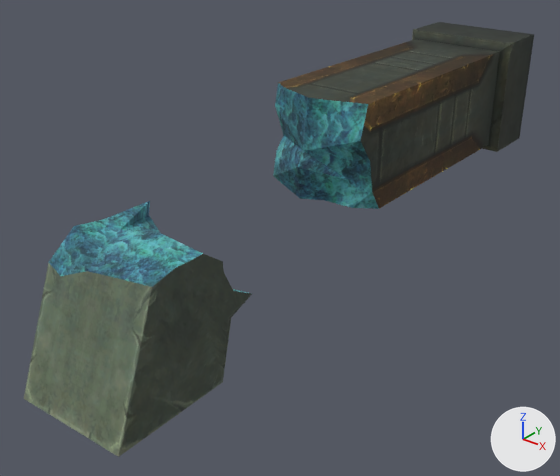
A saved change to the OBJ model sceneobjs/shenjie_fuben_01/shenjie_fuben_01_suizhuzi3.obj.
The view is the same before and after, from a 50 mm camera at (512.0, -1141.0, 348.0) aimed at (-24.0, -470.0, -67.0). The axes (+X, +Y, +Z) are drawn at lower right. The lights are the same throughout. Where no turn or scale is listed for an object, it has been applied to the vertices. Vertices at the same position are counted once.

The first picture shows 'shenjie_fuben_01_suizhuzi3'.
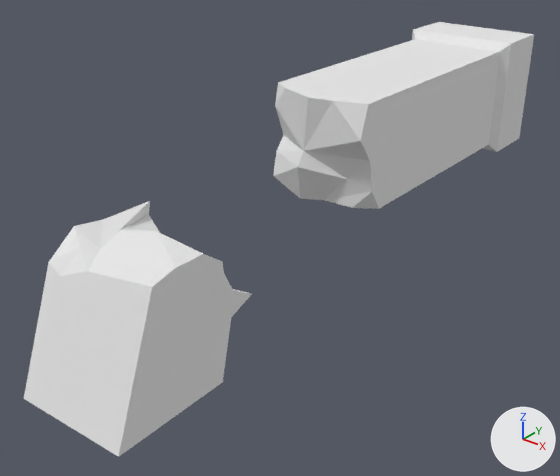
Where the change shows, as pixel boxes [x1, y1, x2, y2] in the pictures (560 x 476 px):
part 1 of me_shenjie_fuben_01_suizhuzi3, recoloured (grey to white): [24, 22, 534, 457] in both
part 2 of me_shenjie_fuben_01_suizhuzi3, recoloured (cyan to white): [49, 83, 379, 294] in both

What the commit changed:
Material 'material_8' (mat_material_8_1) is new.
Its base color is (0.8, 0.8, 0.8) (white #e7e7e7).
Its roughness is 1.0.
Material 'material_4' (mat_material_4_1) is new.
Its base color is (0.8, 0.8, 0.8) (white #e7e7e7).
Its roughness is 1.0.
me_shenjie_fuben_01_suizhuzi3 has 102 vertices, 190 faces and spans x -79.0..79.0, y -820.0..2.0, z -119.0..119.0.
me_shenjie_fuben_01_suizhuzi3 is used by ob_shenjie_fuben_01_suizhuzi3; location (0.0, 0.0, 0.0).
me_shenjie_fuben_01_suizhuzi3 part 1: all 136 faces that had it switch from mat_material_4 (picture img_shenjie_fuben_01_chushengdian_1_04_png) to mat_material_4_1 (white #e7e7e7).
me_shenjie_fuben_01_suizhuzi3 part 2: all 54 faces that had it switch from mat_material_8 (picture img_shenjie_fuben_01_chushengdian_1_08_png) to mat_material_8_1 (white #e7e7e7).
